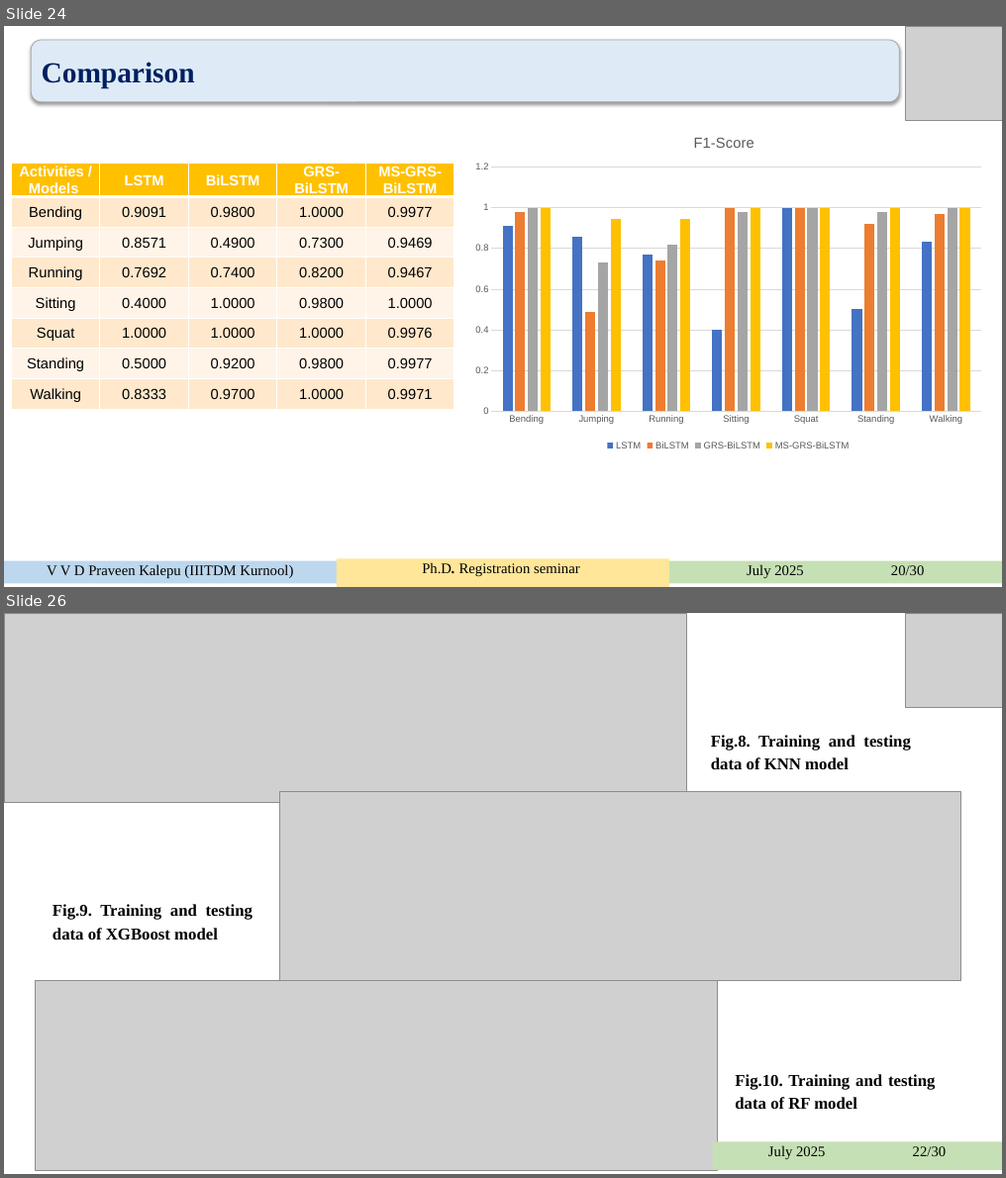
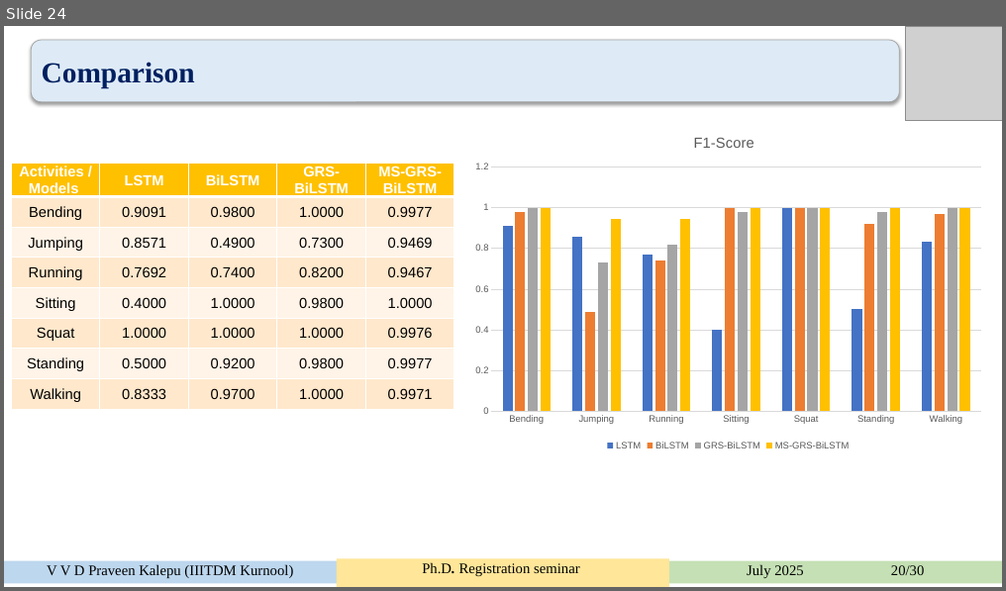
Before and after one commit to rishitmaurya/Human-Activity-Recognition, a slide deck: HAR_rishit.pptx. Shown one above the other, each under a label of ours: slides 24 and 26 before the commit, slide 24 after it; the slides between them are not shown. The pictures are 1006x1178 and 1006x591 pixels, drawn with LibreOffice and Linux fonts; fonts in the diff are those of the drawing; grey boxes stand for pictures. Boxes give left, top, right and bottom in pixels: in the first picture for what was removed or moved away, otherwise in the second. Text is boxed around its words. In the diff, an @@ line names an element or a change of style, - is before the commit and + after.

```diff
--- a/HAR_rishit.pptx
+++ b/HAR_rishit.pptx
@@ slide 26 removed at [4, 613, 1002, 1174], background #FFFFFF @@
@@ picture removed at [4, 613, 687, 802] @@
@@ picture removed at [905, 613, 1002, 707] @@
@@ text removed at [711, 735, 910, 769] @@
-Fig.8. Training and testing data of KNN model
@@ picture removed at [279, 792, 960, 981] @@
@@ text removed at [53, 904, 252, 940] @@
-Fig.9. Training and testing data of XGBoost model
@@ picture removed at [35, 981, 718, 1170] @@
@@ text removed at [735, 1074, 935, 1109] @@
-Fig.10. Training and testing data of RF model
@@ freeform shape removed at [713, 1143, 1002, 1170] @@
-July 2025 22/30
```
Also in this commit, not shown: 4 slides changed, 4 other slides removed, 5 other files.
